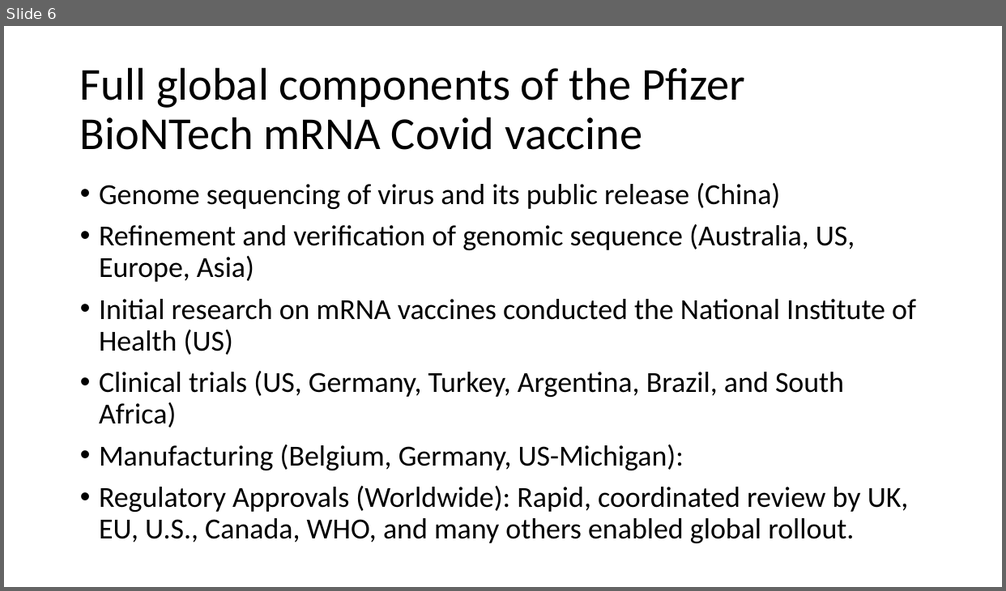
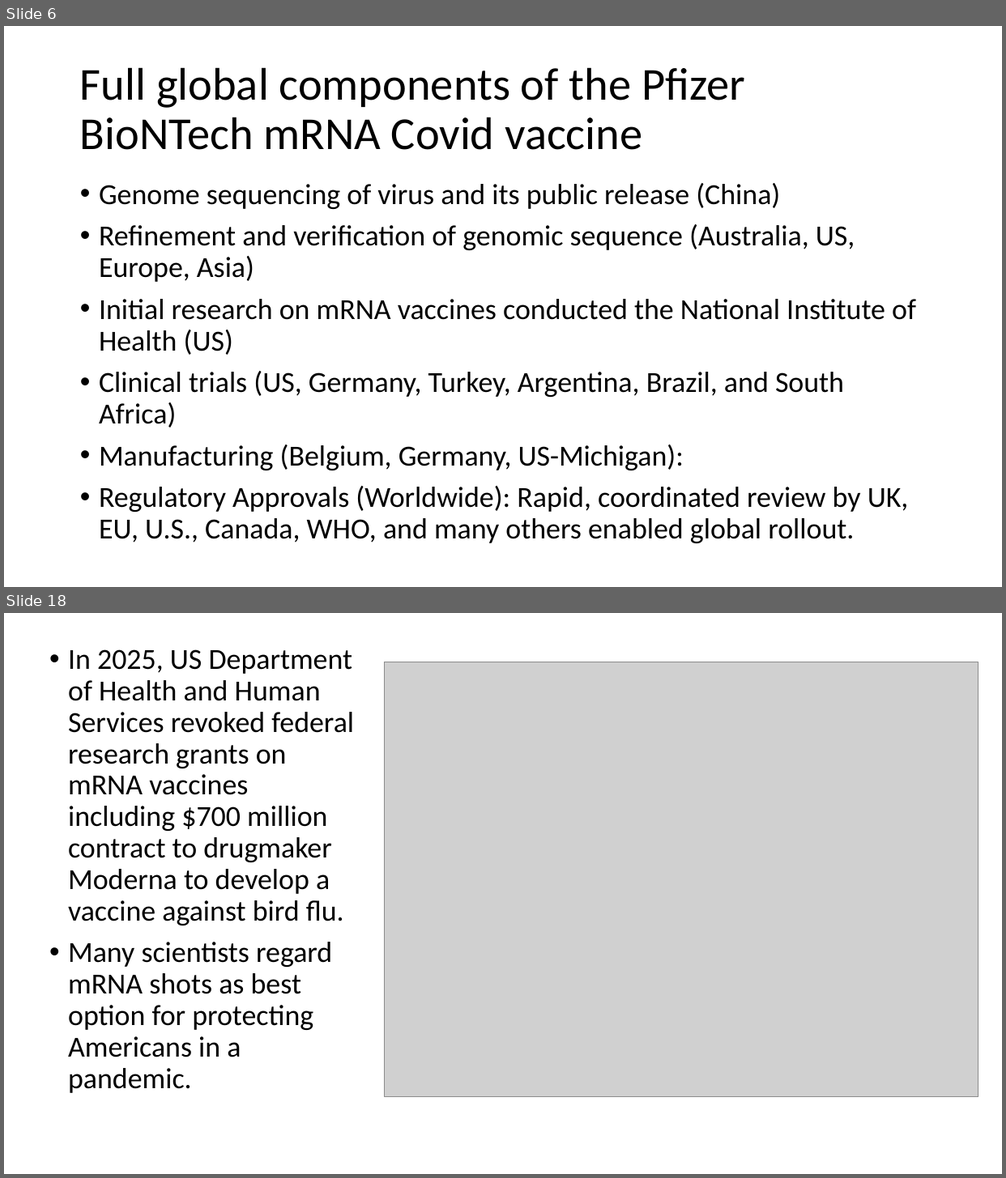
Before and after one commit to tstallins/tstallins.github.io, a slide deck: courses/261/vaccines.pptx. Shown one above the other, each under a label of ours: slide 6 before the commit, slides 6 and 18 after it; the slides between them are not shown. The pictures are 1006x591 and 1006x1178 pixels, drawn with LibreOffice and Linux fonts; fonts in the diff are those of the drawing; grey boxes stand for pictures. Boxes give left, top, right and bottom in pixels: in the first picture for what was removed or moved away, otherwise in the second. Text is boxed around its words. In the diff, an @@ line names an element or a change of style, - is before the commit and + after.

```diff
--- a/courses/261/vaccines.pptx
+++ b/courses/261/vaccines.pptx
@@ slide 18 added at (4, 613, 1002, 1174), background #FFFFFF @@
@@ text added at (68, 649, 354, 1093), 28 pt, text #000000 @@
+• In 2025, US Department of Health and Human Services revoked federal research grants on mRNA vaccines including $700 million contract to drugmaker Moderna to develop a vaccine against bird flu.
+• Many scientists regard mRNA shots as best option for protecting Americans in a pandemic.
@@ picture added at (385, 662, 978, 1097) @@
```
Also in this commit, not shown: 11 other slides added.
